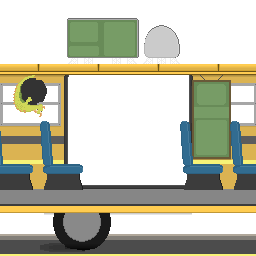
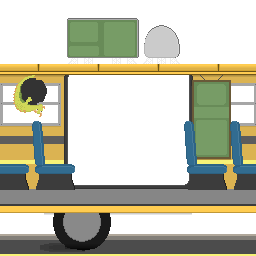
Comparing the layer stacks of the two (256, 256) images. Changes:
painted on "Layer 5" over [0, 121, 227, 190]
